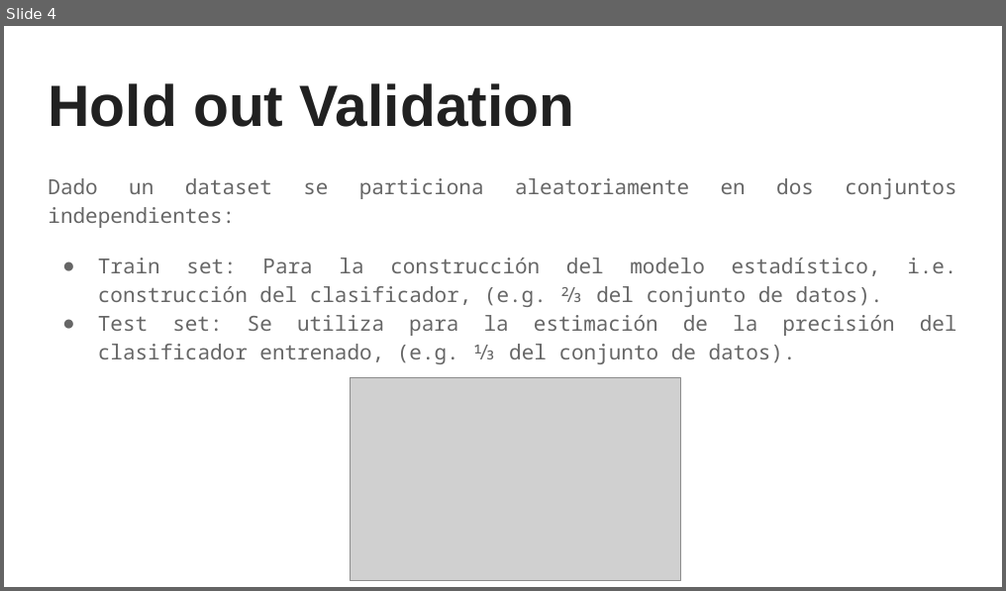
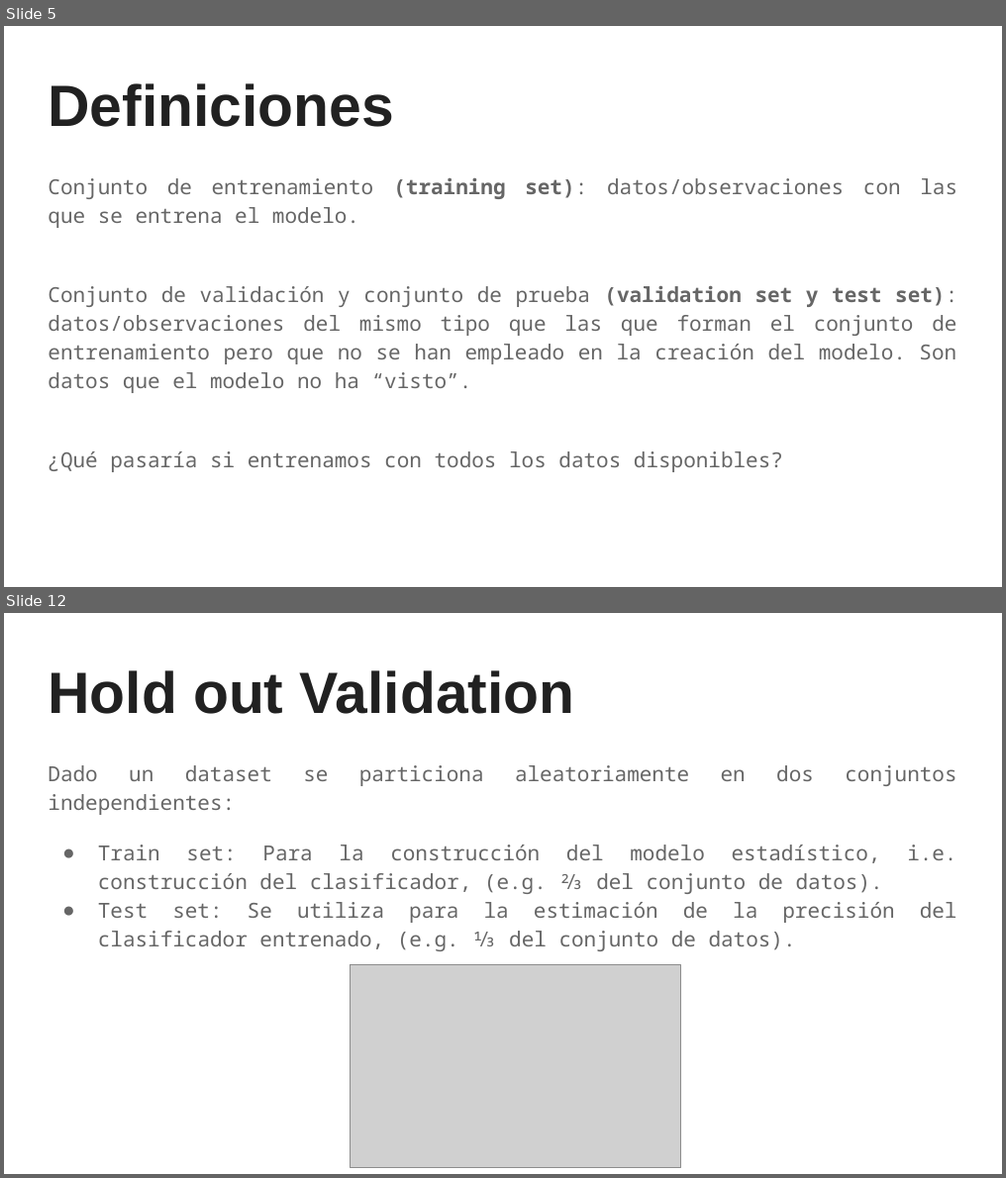
Before and after one commit to sainosmichelle/sainosmichelle.github.io, a slide deck: assets/files/Tema3/3. Técnicas de validación.pptx. Shown one above the other, each under a label of ours: slide 4 before the commit, slides 5 and 12 after it; the slides between them are not shown. The pictures are 1006x591 and 1006x1178 pixels, drawn with LibreOffice and Linux fonts; fonts in the diff are those of the drawing; grey boxes stand for pictures. Boxes give left, top, right and bottom in pixels: in the first picture for what was removed or moved away, otherwise in the second. Text is boxed around its words. In the diff, an @@ line names an element or a change of style, - is before the commit and + after.

```diff
--- a/assets/files/Tema3/3. Técnicas de validación.pptx
+++ b/assets/files/Tema3/3. Técnicas de validación.pptx
@@ slide 5 added at (4,26,1002,587), background #FFFFFF @@
@@ title added at (48,83,393,127), 42 pt, text #212121, bold @@
+Definiciones
@@ text added at (48,178,957,472), 15 pt, text #666666 @@
+Conjunto de entrenamiento (training set): datos/observaciones con las que se entrena el modelo.
+Conjunto de validación y conjunto de prueba (validation set y test set): datos/observaciones del mismo tipo que las que forman el conjunto de entrenamiento pero que no se han empleado en la creación del modelo. Son datos que el modelo no ha “visto”.
+¿Qué pasaría si entrenamos con todos los datos disponibles?
@@ what was slide 4 is now slide 12 @@
```
Also in this commit, not shown: 3 slides changed, 10 other slides added, 9 other files.
